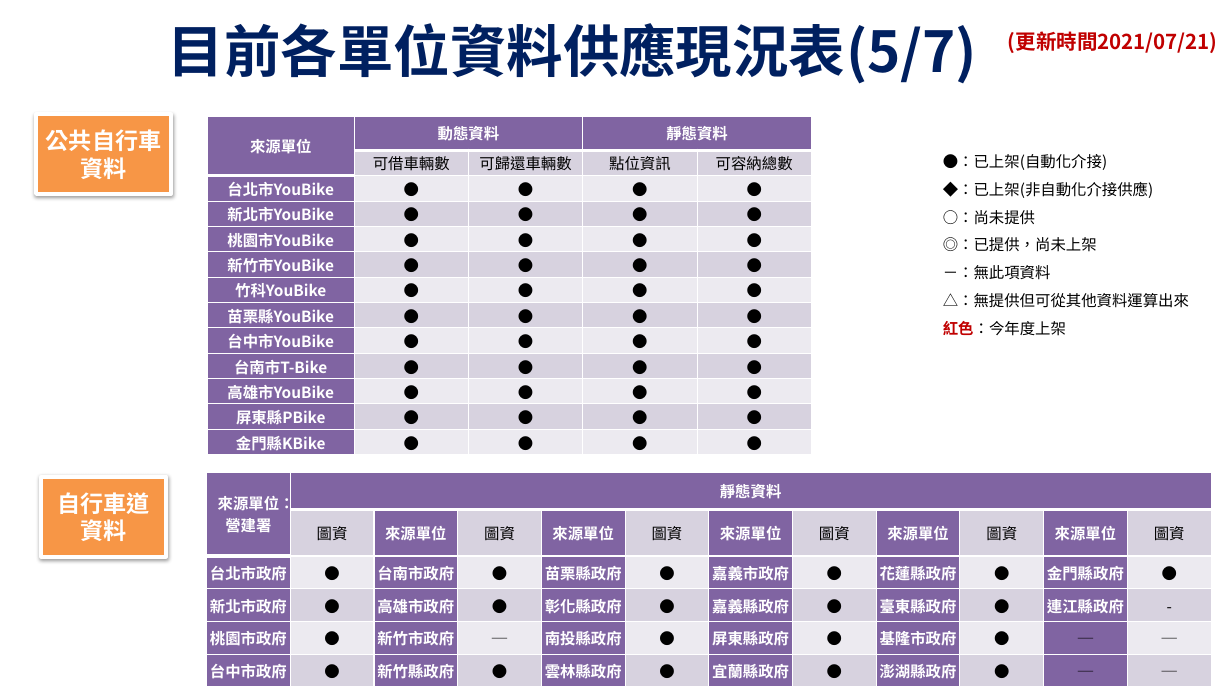
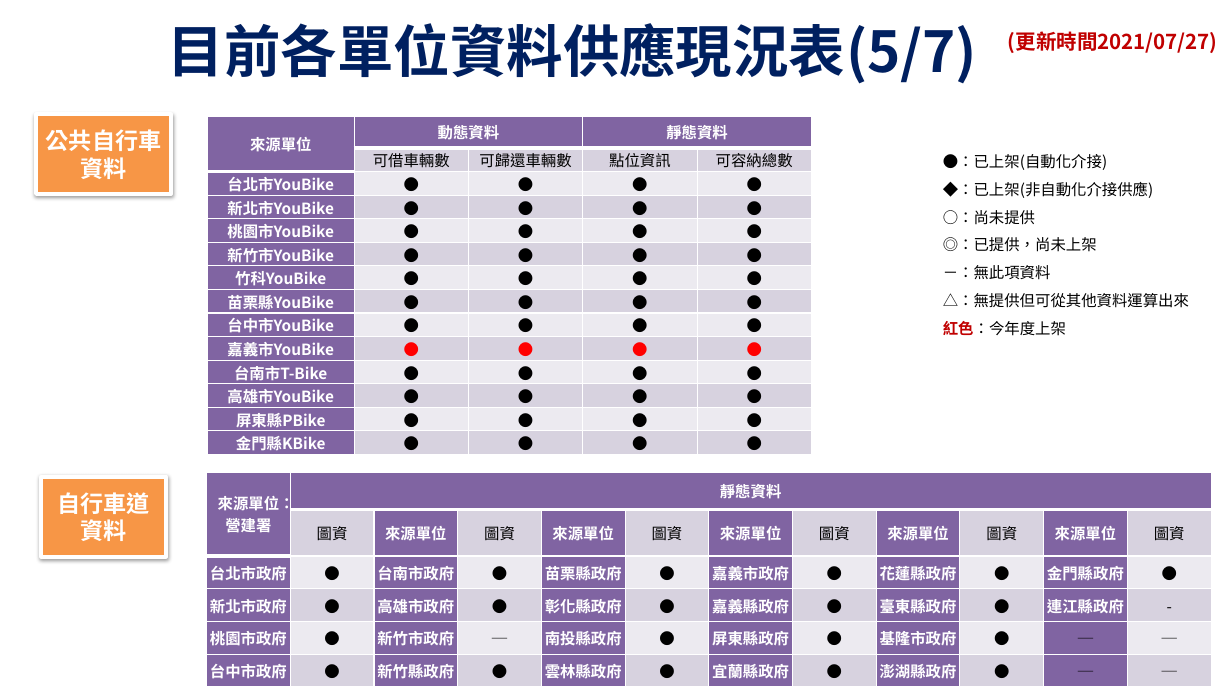
Before and after one commit to ptxmotc/data-provide-status, a slide deck: slide 5 of 各單位資料供應現況表.pptx. Drawn at 1232x693 pixels with LibreOffice and Linux fonts; fonts in the diff are those of the drawing; background and template pictures are left out. Boxes give left, top, right and bottom in pixels: in the first picture for what was removed or moved away, otherwise in the second. Text is boxed around its words. In the diff, an @@ line names an element or a change of style, - is before the commit and + after.

```diff
--- a/各單位資料供應現況表.pptx
+++ b/各單位資料供應現況表.pptx
@@ text at box(1008, 31, 1218, 53): text changed @@
-(更新時間2021/07/21)
+(更新時間2021/07/27)
@@ table at box(207, 116, 812, 455) @@
+row 10: 嘉義市YouBike | ● | ● | ● | ●
```
Also in this commit, not shown: 8 other slides changed, 1 other file.
